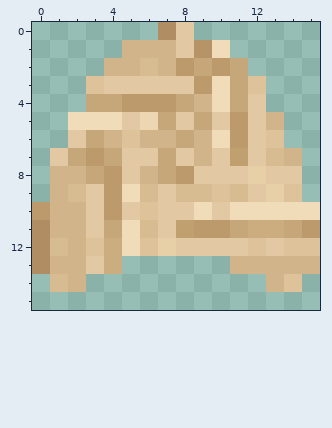
A pixel-art sprite gets an edit: nc_woodwork_toolhead_spade.png. Above, as it was before the edit.
The file is 16x16 pixels. Pixels under 10% opacity are left out. Colours within 5 levels of each other are drawn and written as one.
The result:
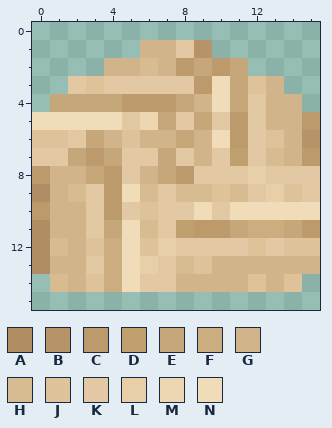
Palette (. is transparent): A #b08d62  B #b69468  C #bc9a6c  D #c1a070  E #c6a77a  F #ccad80  G #d1b48a  H #d7bb91  J #dec39a  K #e2c9a3  L #e7cfa8  M #edd7b3  N #f1dcb9
Difference:
y 0: x 7..8 AK -> ..
y 1: x 5 G -> .; x 10 N -> .
y 3: x 2 . -> K; x 13 . -> G
y 4: x 1..2 .. -> EE; x 13..14 .. -> GG
y 5: x 0..1 .. -> NN; x 14..15 .. -> GC
y 6: x 0..1 .. -> JJ; x 14..15 .. -> GB
y 7: x 0 . -> K; x 15 . -> C
y 8: x 0 . -> C; x 15 . -> K
y 9: x 0 . -> A; x 15 . -> K
y 13: x 5..10 ...... -> NLKHJG
y 14: x 3..12 .......... -> JFNKKGGGGJ
